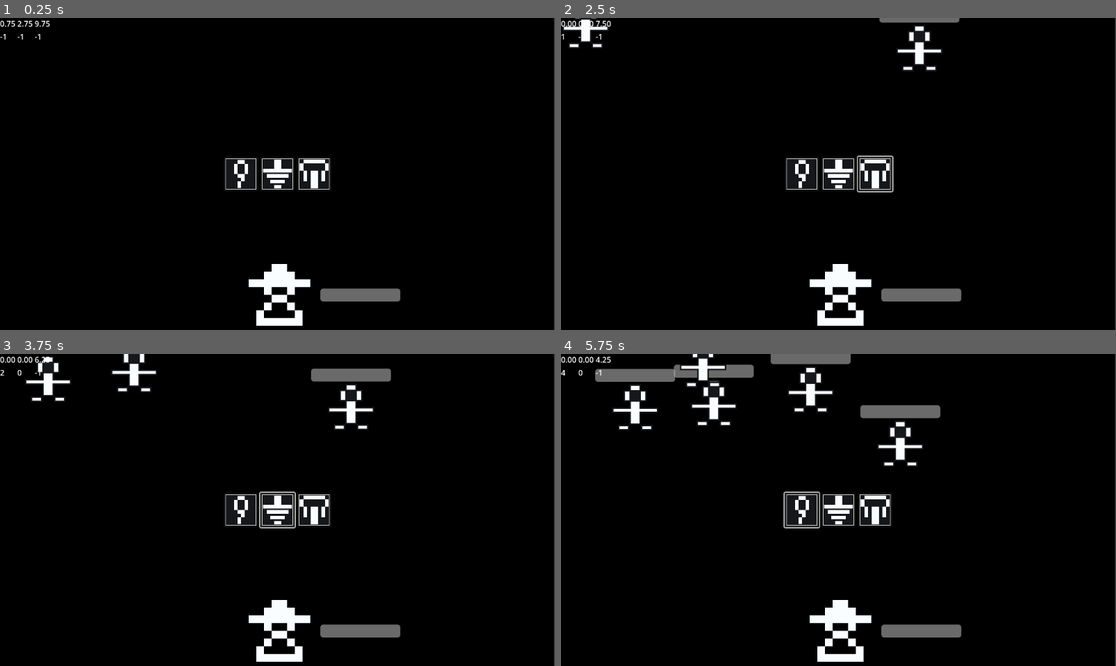
Above: before the commit, frames 1-4 (two rows, left to right).
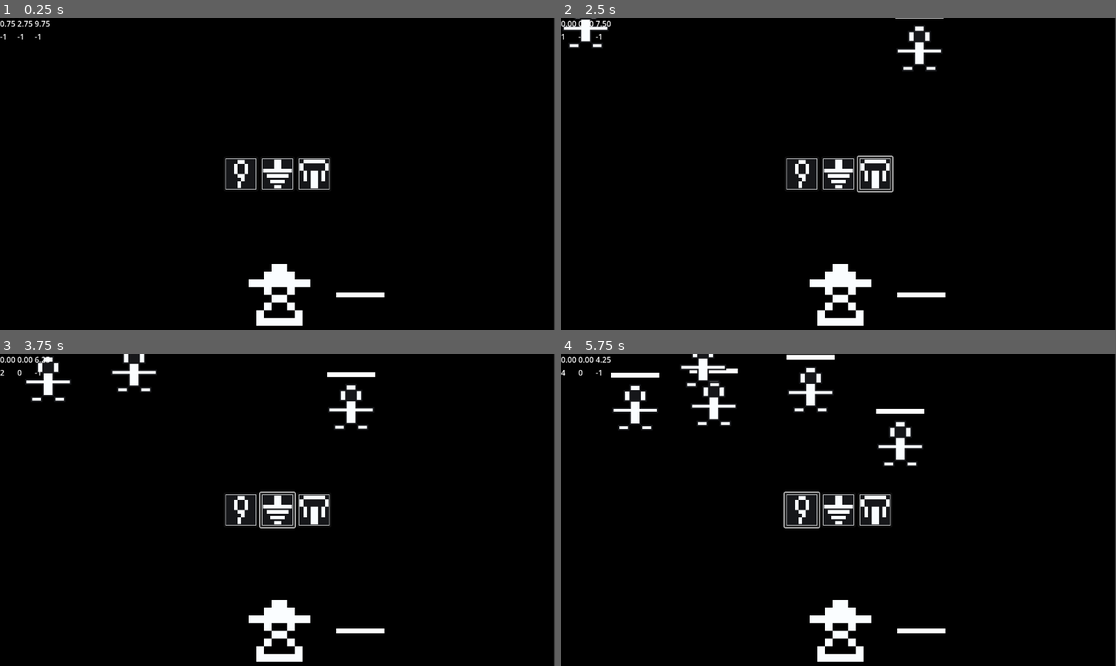
Above: after the commit, the same moments.

Repository: ThomasApplewhite/FIREBALL-Prototype
Game: Godot game, scene res://Source/Utils/dev_scene.tscn
Two runs of this game, one before a commit and one after it. Both use one fixed random seed, a clock stepped at 60 frames per second and the inputs below.
Inputs (mouse positions are in pixels of both pictures, inside the frame that each line leads up to):
- Up to frame 1 (0.25 s): no input
- Up to frame 2 (2.5 s): click (799, 174) at 0.52 s; click (838, 174) at 1.27 s; click (877, 174) at 2.02 s
- Up to frame 3 (3.75 s): click (238, 510) at 2.77 s; click (277, 510) at 3.52 s
- Up to frame 4 (5.75 s): click (877, 510) at 4.27 s; click (799, 510) at 5.02 s

The runs differ from the first frame. In frame 1, 0.6% of the frame differs, in the area x 57-73%, y 86-91%; in frame 2, 0.8%; in frame 3, 1.2%; in frame 4, 2.7%, in the area x 6-73%, y 0-91%.

Commit message:
Solid rectangle color health bars

Diff:
--- /dev/null
+++ b/Assets/Themes/ui_blackwhite_theme.tres
@@ -0,0 +1,13 @@
+[gd_resource type="Theme" load_steps=3 format=3 uid="uid://c1ldb3mtl66yf"]
+
+[sub_resource type="StyleBoxEmpty" id="StyleBoxEmpty_pebs2"]
+
+[sub_resource type="StyleBoxFlat" id="StyleBoxFlat_amquy"]
+bg_color = Color(1, 1, 1, 1)
+
+[resource]
+ProgressBar/colors/font_color = Color(0, 0, 0, 1)
+ProgressBar/colors/font_outline_color = Color(1, 1, 1, 1)
+ProgressBar/colors/font_shadow_color = Color(0, 0, 0, 0)
+ProgressBar/styles/background = SubResource("StyleBoxEmpty_pebs2")
+ProgressBar/styles/fill = SubResource("StyleBoxFlat_amquy")
--- a/Source/Functionality/health_counter.tscn
+++ b/Source/Functionality/health_counter.tscn
@@ -1,6 +1,7 @@
-[gd_scene load_steps=2 format=3 uid="uid://dbnrjfvelxmbi"]
+[gd_scene load_steps=3 format=3 uid="uid://dbnrjfvelxmbi"]
 
 [ext_resource type="Script" path="res://Source/Functionality/health_counter.gd" id="1_dmwkl"]
+[ext_resource type="Theme" uid="uid://c1ldb3mtl66yf" path="res://Assets/Themes/ui_blackwhite_theme.tres" id="2_fnt47"]
 
 [node name="HealthCounter" type="Node2D"]
 script = ExtResource("1_dmwkl")
@@ -11,12 +12,13 @@
 anchor_top = 0.5
 anchor_right = 0.5
 anchor_bottom = 0.5
-offset_left = -83.0
-offset_top = -13.5
-offset_right = 83.0
-offset_bottom = 13.5
+offset_left = -50.0
+offset_top = -5.0
+offset_right = 50.0
+offset_bottom = 5.0
 grow_horizontal = 2
 grow_vertical = 2
 size_flags_horizontal = 4
 size_flags_vertical = 4
+theme = ExtResource("2_fnt47")
 show_percentage = false
Not shown, changed: Docs/Home/DevelopmentDocs/NiceToHaves/PolishPassOctober2023.txt
